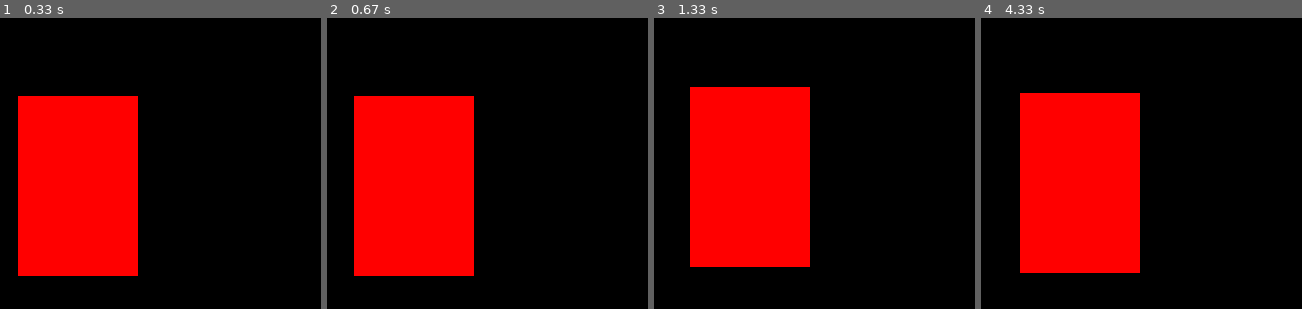
Above: before the commit, frames 1-4 (left to right).
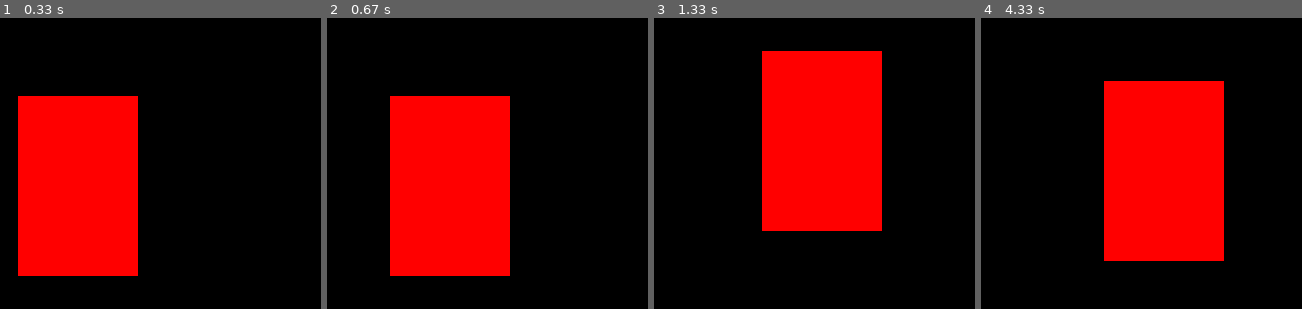
Above: after the commit, the same moments.

Repository: VirtuaFighter/pygameLearn
Game: pygame game, started from Basic Movement and Key Presses.py
Same seed, same stepped clock (60 frames per second), same inputs: the game is played once before the commit and once after it.
Inputs:
- Up to frame 1 (0.33 s): no input
- Up to frame 2 (0.67 s): hold Right from 0.33 s (still down)
- Up to frame 3 (1.33 s): release Right at 0.8 s; hold Up 0.83-1.13 s; hold Right from 1.17 s (still down)
- Up to frame 4 (4.33 s): release Right at 1.63 s; hold Left 1.67-2.2 s; hold Down 2.23-2.53 s; hold Left 2.57-2.97 s; hold Up 3-3.37 s; hold Right 3.4-4.03 s; hold Down from 4.07 s (still down)

Frame 1 is identical in both runs. In frame 2, 14% of the frame differs, in the area x 8-58%, y 26-89%; in frame 3, 31%; in frame 4, 33%, in the area x 12-76%, y 21-88%.

Commit message:
changed 1's to vel in basic movement & key presses for faster movements

Diff:
--- a/Basic Movement and Key Presses.py
+++ b/Basic Movement and Key Presses.py
@@ -22,13 +22,13 @@
 
         #note python 0,0 = top left
         if keys[pygame.K_LEFT]:
-            x -= 1
+            x -= vel
         if keys[pygame.K_RIGHT]:
-            x += 1
+            x += vel
         if keys[pygame.K_UP]:
-            y -= 1
+            y -= vel
         if keys[pygame.K_DOWN]:
-            y += 1
+            y += vel
 
         win.fill((0,0,0))
 
